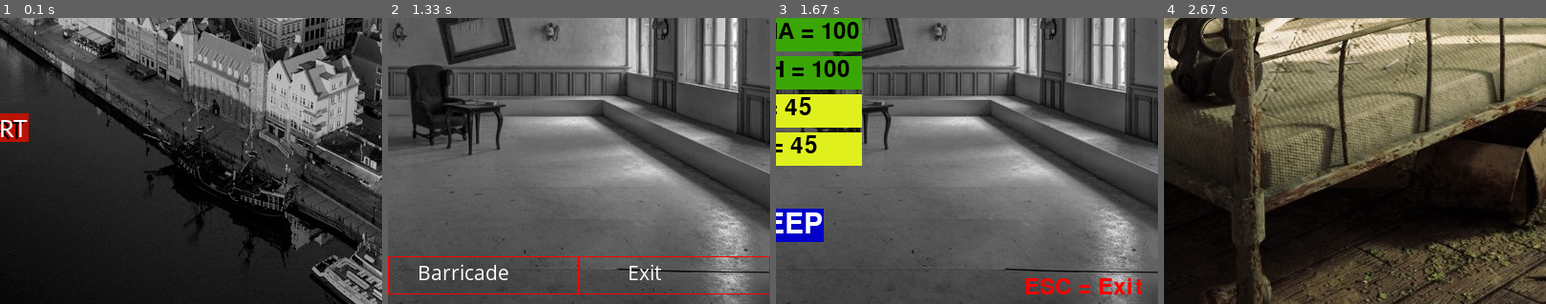
Above: before the commit, frames 1-4 (left to right).
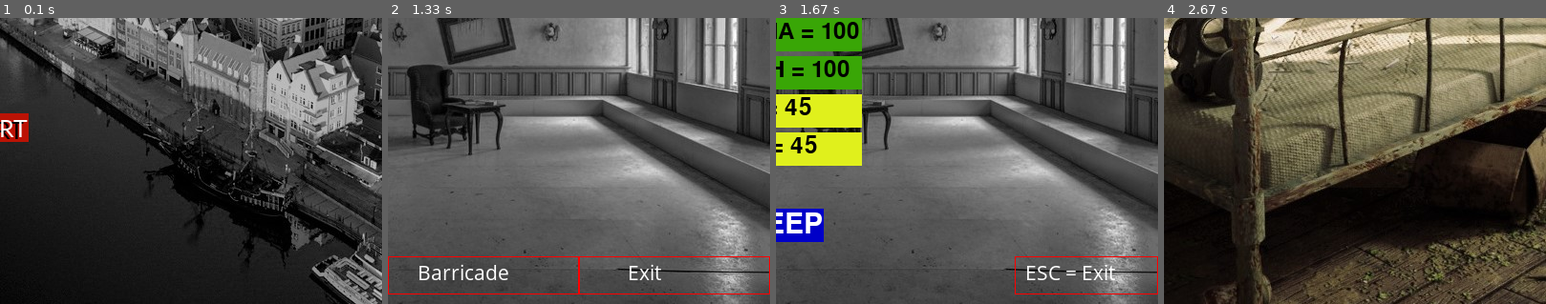
Above: after the commit, the same moments.

Repository: darek-k/pygame-project
Game: pygame game, started from test.py
Two runs of this game, one before a commit and one after it. Both use one fixed random seed, a clock stepped at 60 frames per second and the inputs below.
Inputs (mouse positions are % of the whole screen's width and height, from its top left):
- Up to frame 1 (0.1 s): no input
- Up to frame 2 (1.33 s): click "START" at 0.38 s; click (26, 51) at 0.72 s; click (61, 48) at 1.05 s
- Up to frame 3 (1.67 s): click "Sleep" at 1.38 s
- Up to frame 4 (2.67 s): click "+" at 1.72 s; click "-" at 2.05 s; click "SLEEP" at 2.38 s
The pictures show only the part of the screen within x 50-100%, y 50-100%; the shares and areas given below are measured in that part.

Frames 1-2 are identical in both runs. In frame 3, 1.3% of the frame differs, in the area x 62-100%, y 83-97%; in frame 4, nothing differs.

Commit message:
Change 'ESC = EXIT' text on interactive button

Diff:
--- a/test.py
+++ b/test.py
@@ -397,6 +397,13 @@
 
                             return previous_window
 
+                if event.type == pygame.MOUSEBUTTONDOWN: # click EXIT button
+                    button = pygame.Rect(650, 550, 150, 40)
+                    if event.button == 1:
+                        if button.collidepoint(event.pos):
+                            return previous_window
+
+
             # Window settings and graphic
             pygame.display.set_caption("Sleep")
             location_image = pygame.image.load(image)
@@ -423,7 +430,9 @@
             button_maker(350, 500, 100, 35, 'green', 'blue', '', 45, 'SLEEP', 'white',  # SLEEP
                          transparent_on=False, transparent_off=False)
 
-            writing_text('', 35, 'ESC = Exit', 'pure_red', 660, 570)
+            button_maker(650, 550, 150, 40, 'grey', 'pure_red', 'Comic Sans MS', 23, '  ESC = Exit', 'white',
+                         transparent_on=False)  # Exit
+
 
             pygame.display.update()
             clock.tick(FPS)
